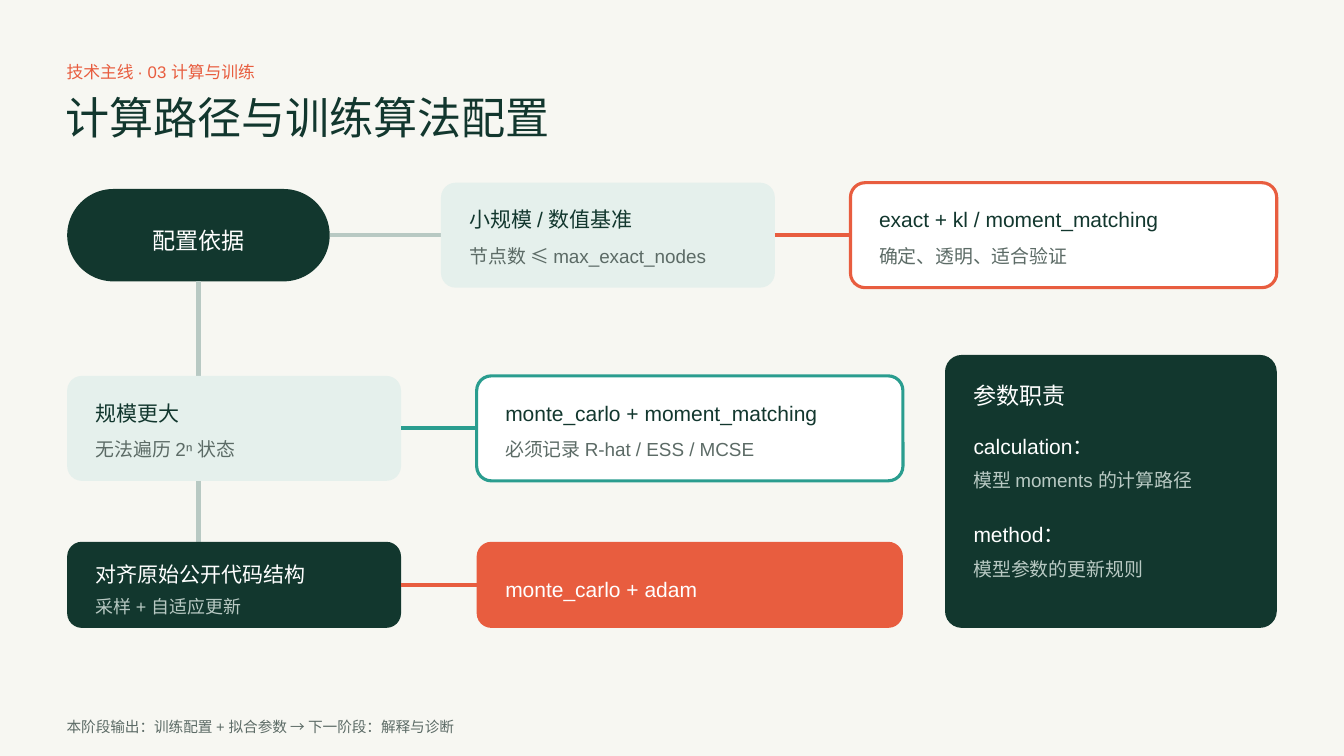
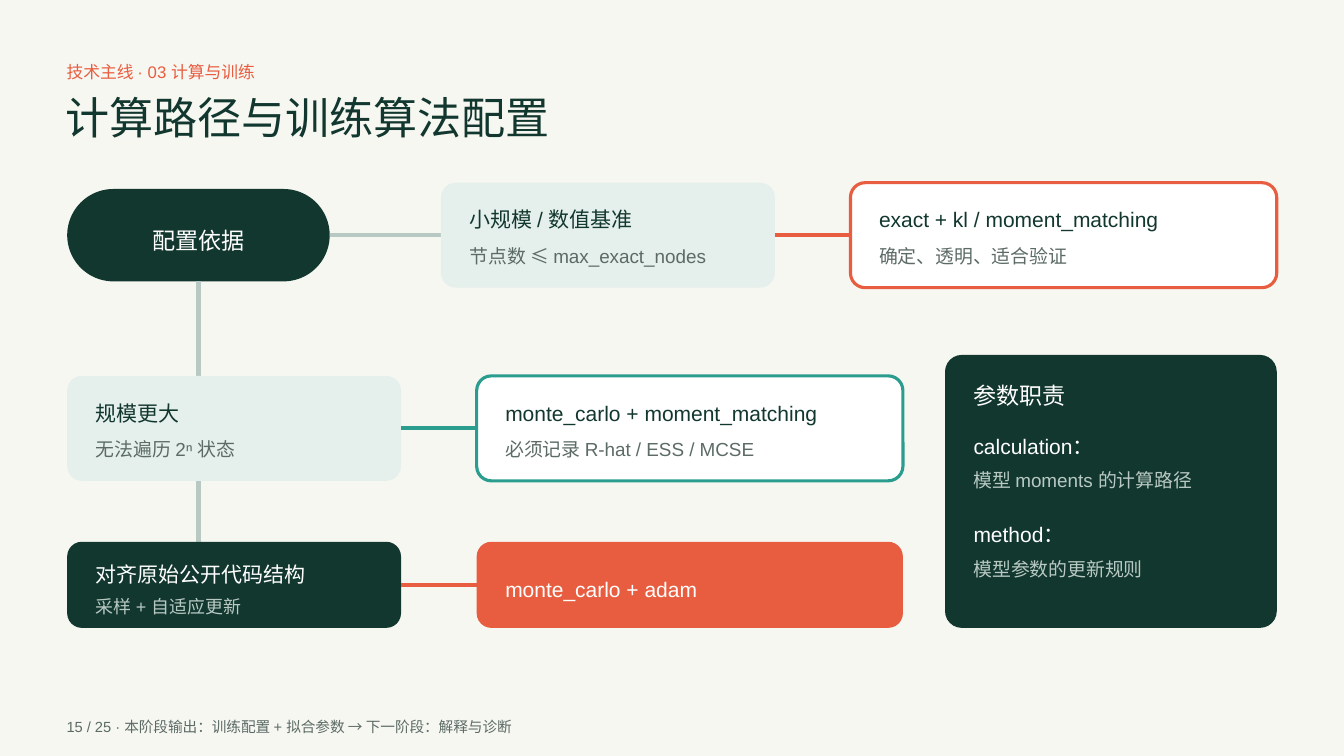
Before and after one commit to sqsssq/edu-analysis, a slide deck: slide 15 of output/pptx/learnenergy-foundations-technical-report-cn-v2.pptx (slide 20 before the commit). Drawn at 1344x756 pixels with LibreOffice and Linux fonts; fonts in the diff are those of the drawing. Boxes give left, top, right and bottom in pixels: in the first picture for what was removed or moved away, otherwise in the second. Text is boxed around its words. In the diff, an @@ line names an element or a change of style, - is before the commit and + after.

```diff
--- a/output/pptx/learnenergy-foundations-technical-report-cn-v2.pptx
+++ b/output/pptx/learnenergy-foundations-technical-report-cn-v2.pptx
@@ text at (67, 719, 512, 733): text changed @@
-本阶段输出：训练配置 + 拟合参数 → 下一阶段：解释与诊断
+15 / 25 · 本阶段输出：训练配置 + 拟合参数 → 下一阶段：解释与诊断
```
Also in this commit, not shown: 19 other slides changed, 5 slides added, 10 slides removed.
